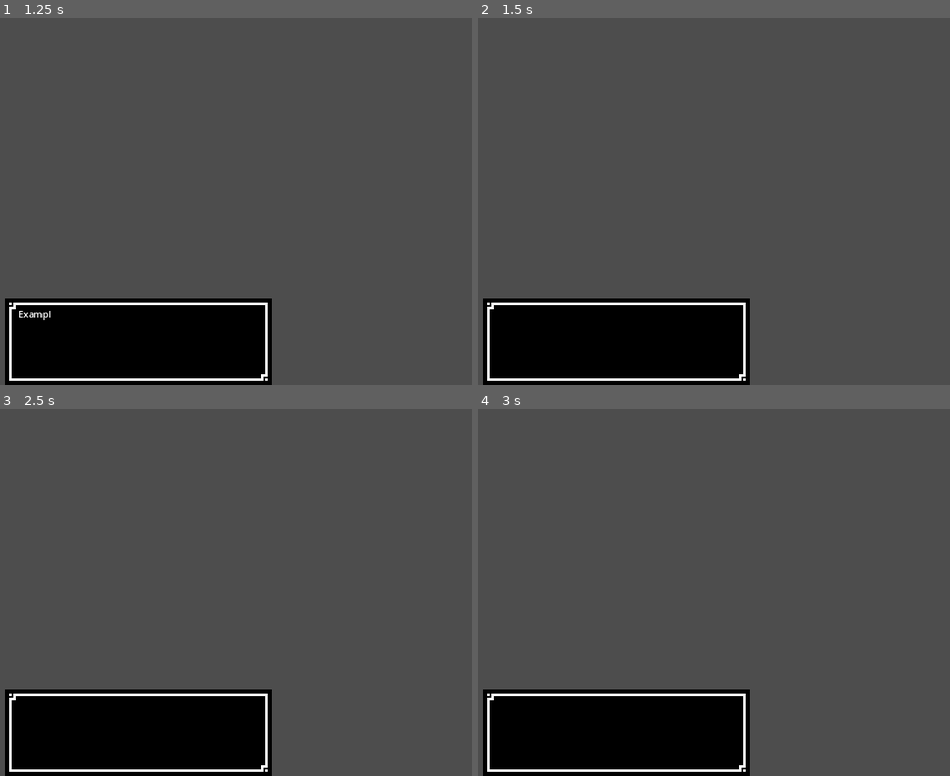
Above: before the commit, frames 1-4 (two rows, left to right).
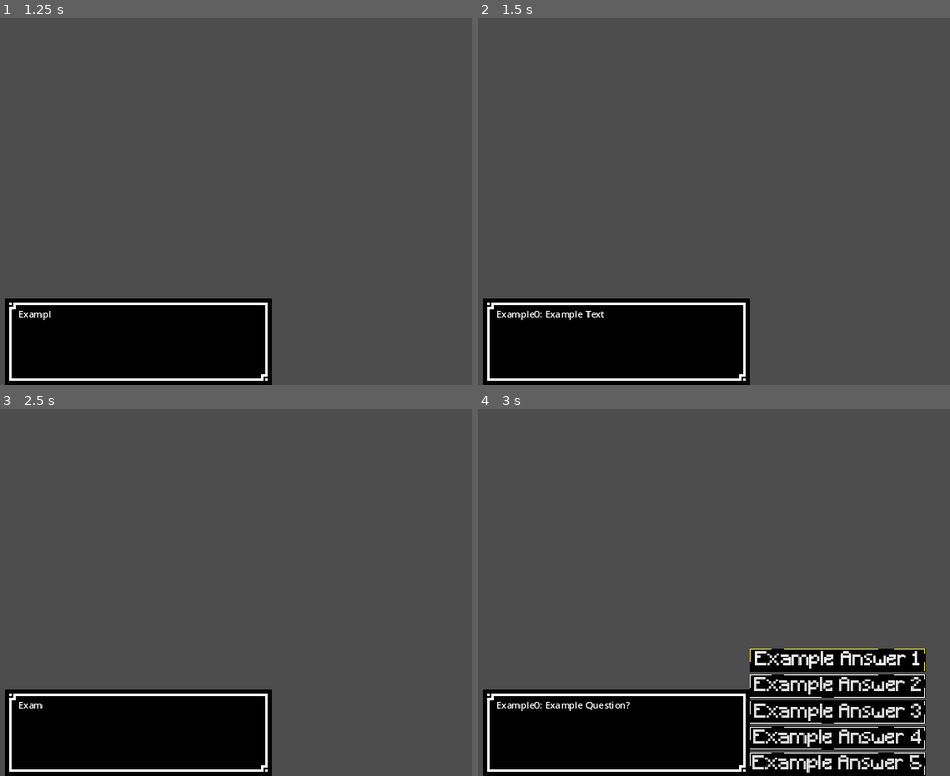
Above: after the commit, the same moments.

Repository: Ch3ster8/Assignment_1
Game: Godot game, scene res://Test.tscn
Same seed, same stepped clock (60 frames per second), same inputs: the game is played once before the commit and once after it.
Inputs:
- Up to frame 1 (1.25 s): tap Enter at 0.5 s; tap E (e) at 0.6 s
- Up to frame 2 (1.5 s): tap Space (space) at 1.25 s; tap E (e) at 1.35 s
- Up to frame 3 (2.5 s): tap Enter at 2 s; tap Space (space) at 2.1 s; tap E (e) at 2.3 s
- Up to frame 4 (3 s): tap Space (space) at 2.75 s; tap E (e) at 2.85 s

Frame 1 is identical in both runs. In frame 2, 0.2% of the frame differs, in the area x 4-27%, y 79-83%; in frame 3, less than 0.1%; in frame 4, 12%, in the area x 4-95%, y 65-100%.

Commit message:
Fixed issue with selecting options
There was an issue with 3 or more options, how I had it before only allowed for two options, now it works with all amounts of options, this commit also shows the terrible amount of debugging I had to do to fix this and I also deleted around half of the debugging

Diff:
--- a/Scene/dialogue_scene.tscn
+++ b/Scene/dialogue_scene.tscn
@@ -5,6 +5,7 @@
 [ext_resource type="PackedScene" uid="uid://6f2ywu6pcuvh" path="res://Scene/option_button.tscn" id="3_wjgev"]
 
 [node name="DialogueScene" type="CanvasLayer" node_paths=PackedStringArray("label", "button_holder")]
+process_mode = 2
 script = ExtResource("1_f46np")
 label = NodePath("Label")
 button_holder = NodePath("VFlowContainer")
--- a/Script/Dialogue.gd
+++ b/Script/Dialogue.gd
@@ -8,6 +8,7 @@
 	if Input.is_action_just_pressed("e"):
 		load_tree("res://TestTree.txt")
 func load_tree(tree):
+	get_tree().paused = true
 	instance = dialogueScene.instantiate()
 	add_child(instance)
 	dialogue_text = get_child(0)
@@ -39,11 +40,21 @@
 							if x == prev_num-1:
 								prev_num-=1
 							else:
+								prev_num-=1
 								break
+						print(prev_num)
+						print(inverse_array)
+						'''print(str(prev_num) + " prev_num " + text.values()[prev_num] + " prev_num_text")
+						print(str(prev_num+1) + " prev_num +1 " + text.values()[prev_num+1] + " prev_num_text +1")
+						print(str(line_num) + " line_num " + line + " line_num_text")
+						print(str(line.count("	")) + "line_count")
+						print(str(text.values()[prev_num].count("	")) + " prev_count")
+						print(str(text.values()[prev_num+1].count("	")) + " prev_count +1")'''
 						if line.count("	") >= text.values()[prev_num].count("	"):
-							skip_lines.append(line_num)
-							prev_line = line
-							continue
+							if !line.count("	") < text.values()[prev_num+1].count("	"):
+								skip_lines.append(line_num)
+								prev_line = line
+								continue
 			var charLine = line.replace("	", "")
 			if charLine[0] == "-":
 				character = line.replace("-", "")
@@ -59,7 +70,9 @@
 				else:
 					await say_line(character, line, line_num, text)
 		prev_line = line
+	skip_lines = []
 	dialogue_text.queue_free()
+	get_tree().paused = false
 
 func say_line(character, line, line_num, text):
 	if dialogue_text:
Not shown, changed: TestTree.txt
Not shown, added: Scene/dia6DC6.tmp
